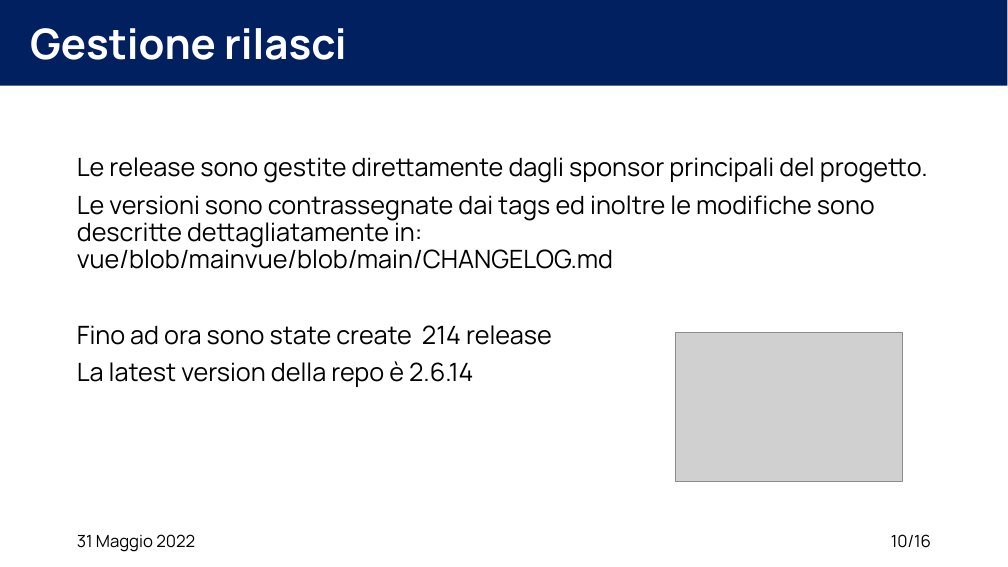
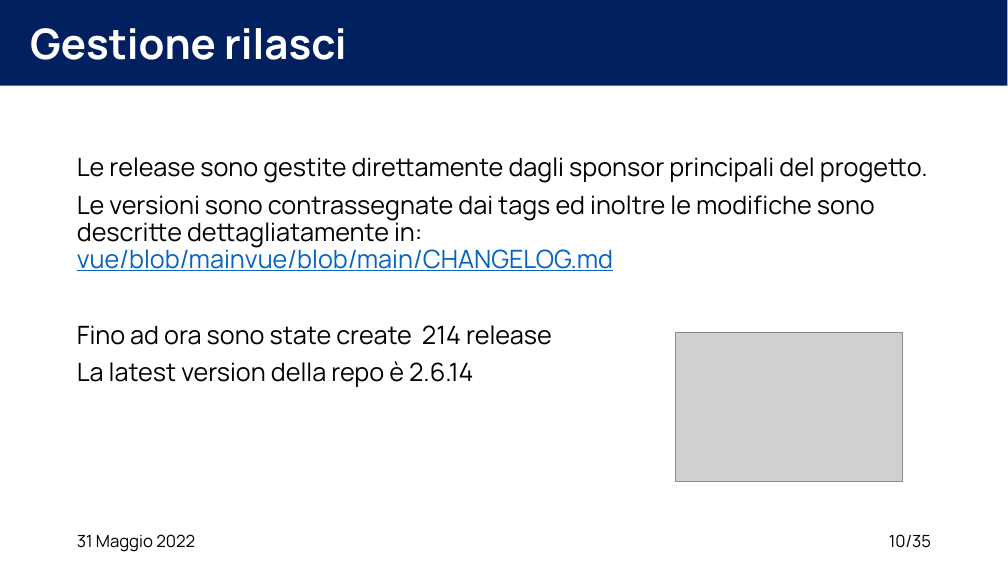
Before and after one commit to XidaZ3/MTSSAssignment3, a slide deck: slide 10 of MTSSAssignment3.pptx. Drawn at 1008x567 pixels with LibreOffice and Linux fonts; fonts in the diff are those of the drawing; grey boxes stand for pictures. Boxes give left, top, right and bottom in pixels: in the first picture for what was removed or moved away, otherwise in the second. Text is boxed around its words. In the diff, an @@ line names an element or a change of style, - is before the commit and + after.

```diff
--- a/MTSSAssignment3.pptx
+++ b/MTSSAssignment3.pptx
@@ text at (77,157,928,271): text colour #000000 to #0563C1, underline on in "vue/blob/mainvue/blob/main/CHANGELOG.md"; less space between paragraphs @@
@@ page number at (889,534,931,548): text changed @@
-10/16
+10/35
```
Also in this commit, not shown: 19 other slides changed, 2 slides added, 2 slides removed, 2 other files.
